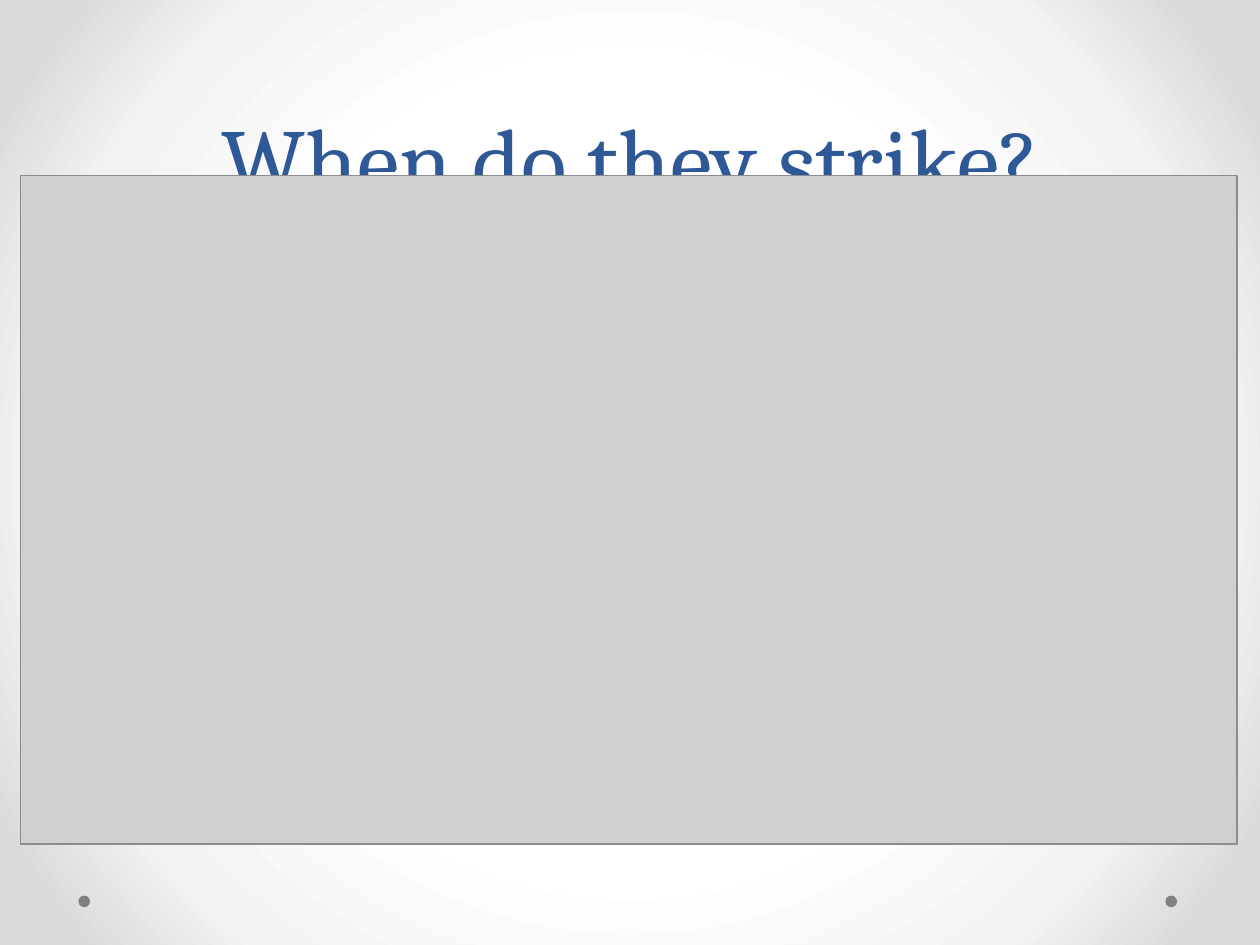
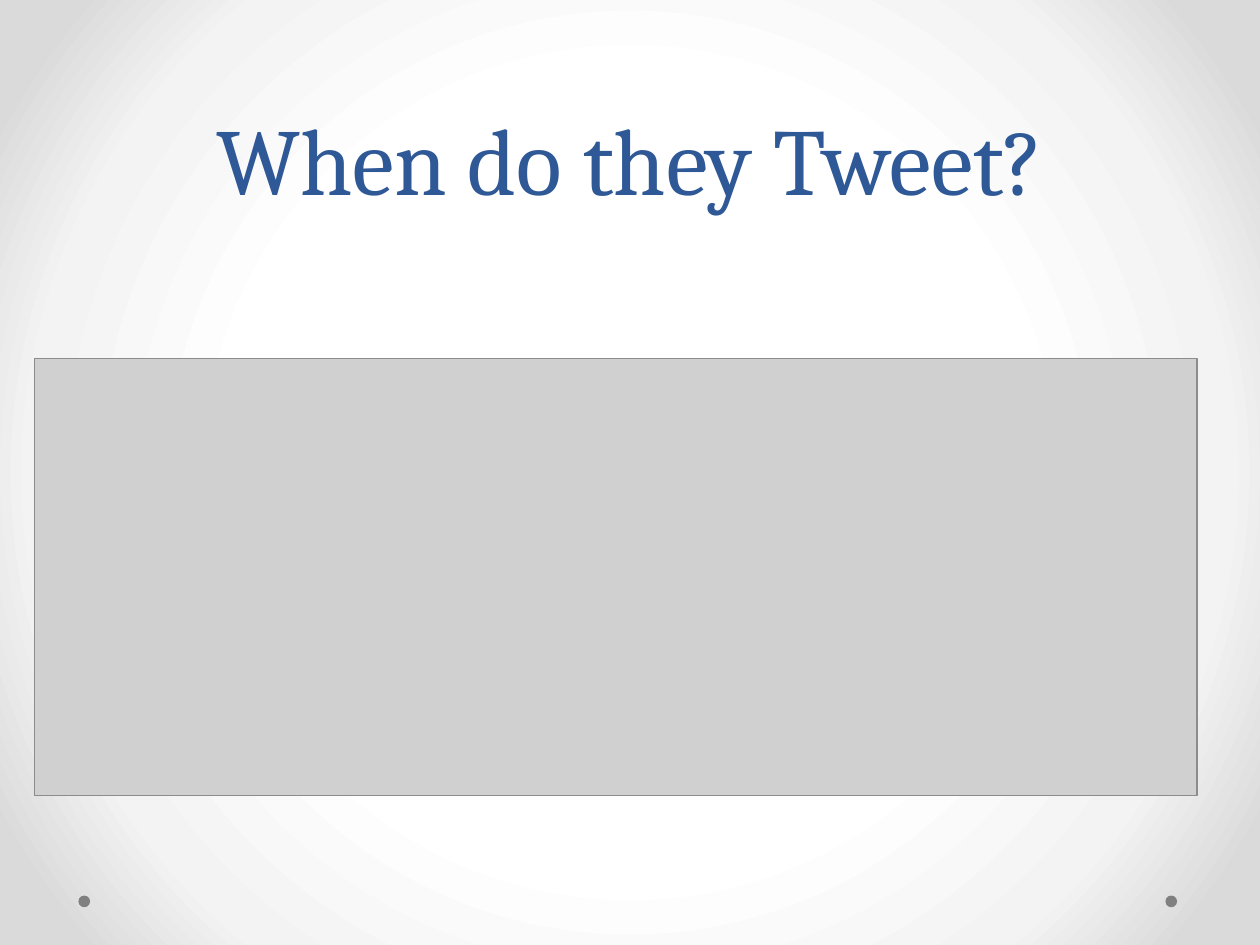
Before and after one commit to stephenjhsu/Fake-Tweets-Visualized, a slide deck: slide 7 of presentation.pptx (slide 6 before the commit). Drawn at 1260x945 pixels with LibreOffice and Linux fonts; fonts in the diff are those of the drawing; grey boxes stand for pictures. Boxes give left, top, right and bottom in pixels: in the first picture for what was removed or moved away, otherwise in the second. Text is boxed around its words. In the diff, an @@ line names an element or a change of style, - is before the commit and + after.

```diff
--- a/presentation.pptx
+++ b/presentation.pptx
@@ title at box(216, 129, 1044, 215): text changed @@
-When do they strike?
+When do they Tweet?
@@ picture: place and size @@
-picture at box(21, 175, 1237, 844)
+picture at box(35, 359, 1197, 796)
```
Also in this commit, not shown: 2 other slides changed, 5 slides added.
